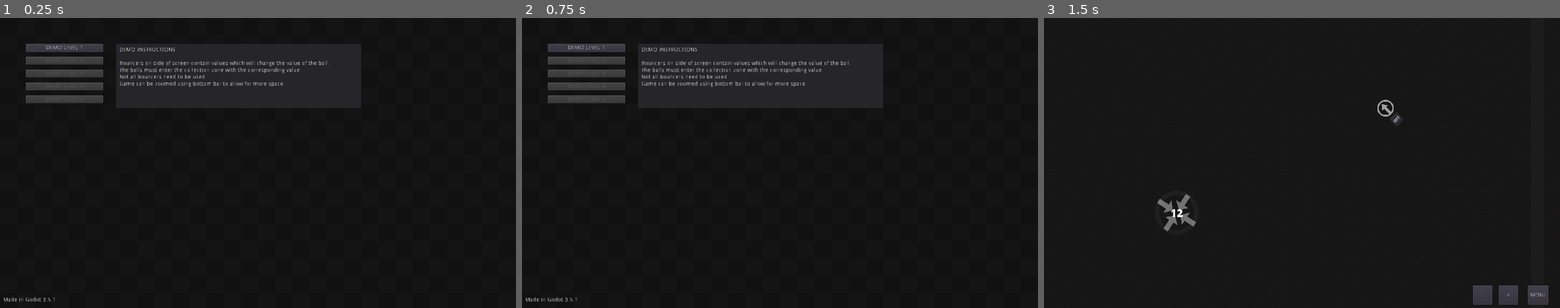
Above: before the commit, frames 1-3 (left to right).
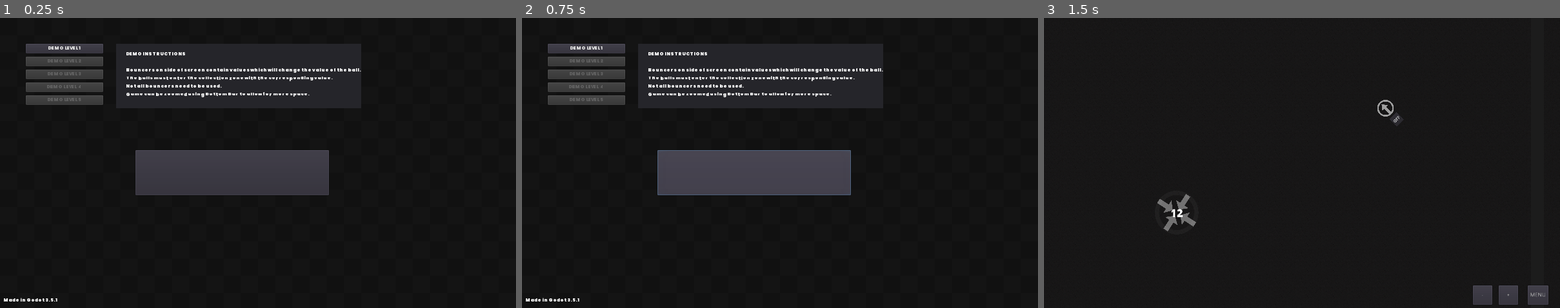
Above: after the commit, the same moments.

Repository: Masonzk/2023TSAVGDSOURCE
Game: Godot game, scene res://Scenes/Menu.tscn
The game is run twice, just before and just after one commit, with the same random seed, the same clock (stepped at 60 frames per second) and the same inputs.
Inputs (mouse positions are in pixels of both pictures, inside the frame that each line leads up to):
- Up to frame 1 (0.25 s): no input
- Up to frame 2 (0.75 s): click (754, 171) at 0.52 s
- Up to frame 3 (1.5 s): click "DEMO LEVEL 1" at 1.25 s

The runs differ from the first frame. In frame 1, 8.1% of the frame differs, in the area x 0-70%, y 9-98%; in frame 2, 8.1%; in frame 3, nothing differs.

Commit message:
test 2

Diff:
--- a/Scenes/Levels/1.tscn
+++ b/Scenes/Levels/1.tscn
@@ -4,3 +4,15 @@
 
 [node name="1" instance=ExtResource( 1 )]
 expressions = [ "3*x+2", "x+5", "x-2" ]
+
+[node name="StaticBody2D" type="StaticBody2D" parent="." index="0"]
+position = Vector2( 1200, 664 )
+__meta__ = {
+"_edit_group_": true
+}
+
+[node name="CollisionPolygon2D" type="CollisionPolygon2D" parent="StaticBody2D" index="0"]
+polygon = PoolVector2Array( -686, -507, -564, -510, -560, -432, -693, -432 )
+
+[node name="Polygon2D" type="Polygon2D" parent="StaticBody2D" index="1"]
+polygon = PoolVector2Array( -687, -505, -564, -510, -559, -432, -693, -432 )
--- a/Scenes/Menu.tscn
+++ b/Scenes/Menu.tscn
@@ -1,11 +1,20 @@
-[gd_scene load_steps=3 format=2]
+[gd_scene load_steps=6 format=2]
 
 [ext_resource path="res://Code/Menu.gd" type="Script" id=1]
 [ext_resource path="res://Textures/background.png" type="Texture" id=2]
+[ext_resource path="res://Poppins-Black.ttf" type="DynamicFontData" id=3]
+
+[sub_resource type="DynamicFont" id=1]
+size = 12
+font_data = ExtResource( 3 )
+
+[sub_resource type="Theme" id=2]
+default_font = SubResource( 1 )
 
 [node name="Menu" type="Control"]
 anchor_right = 1.0
 anchor_bottom = 1.0
+theme = SubResource( 2 )
 script = ExtResource( 1 )
 
 [node name="Sprite" type="Sprite" parent="."]
@@ -59,10 +68,10 @@
 margin_bottom = 224.0
 
 [node name="Label" type="Label" parent="."]
-margin_left = 296.0
-margin_top = 72.0
-margin_right = 888.0
-margin_bottom = 216.0
+margin_left = 312.0
+margin_top = 80.0
+margin_right = 904.0
+margin_bottom = 285.0
 text = "DEMO INSTRUCTIONS
 
 Bouncers on side of screen contain values which will change the value of the ball.
@@ -80,6 +89,12 @@
 valign = 1
 autowrap = true
 
+[node name="Button6" type="Button" parent="."]
+margin_left = 336.0
+margin_top = 328.0
+margin_right = 816.0
+margin_bottom = 440.0
+
 [connection signal="pressed" from="Button" to="." method="_on_Button_pressed"]
 [connection signal="pressed" from="Button2" to="." method="_on_Button2_pressed"]
 [connection signal="pressed" from="Button3" to="." method="_on_Button3_pressed"]
